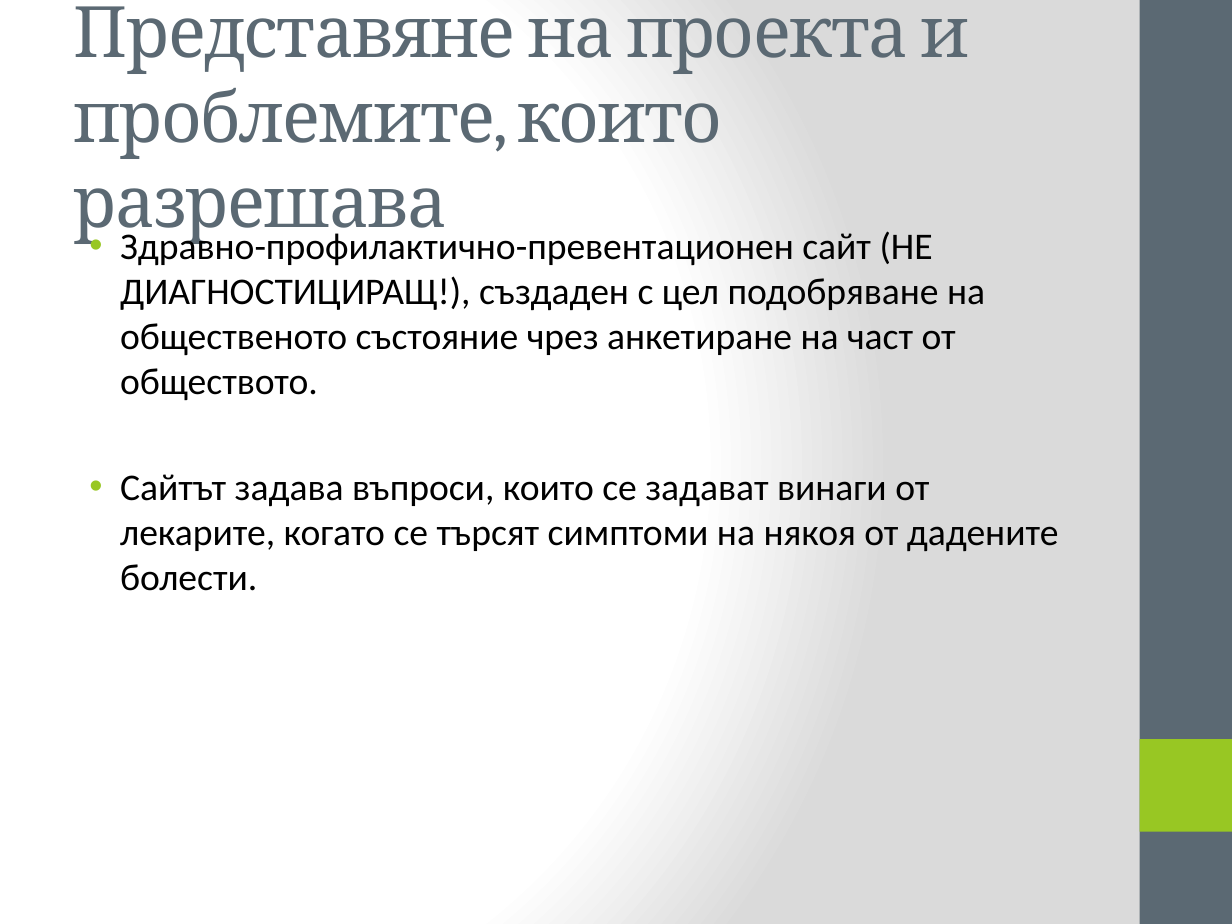
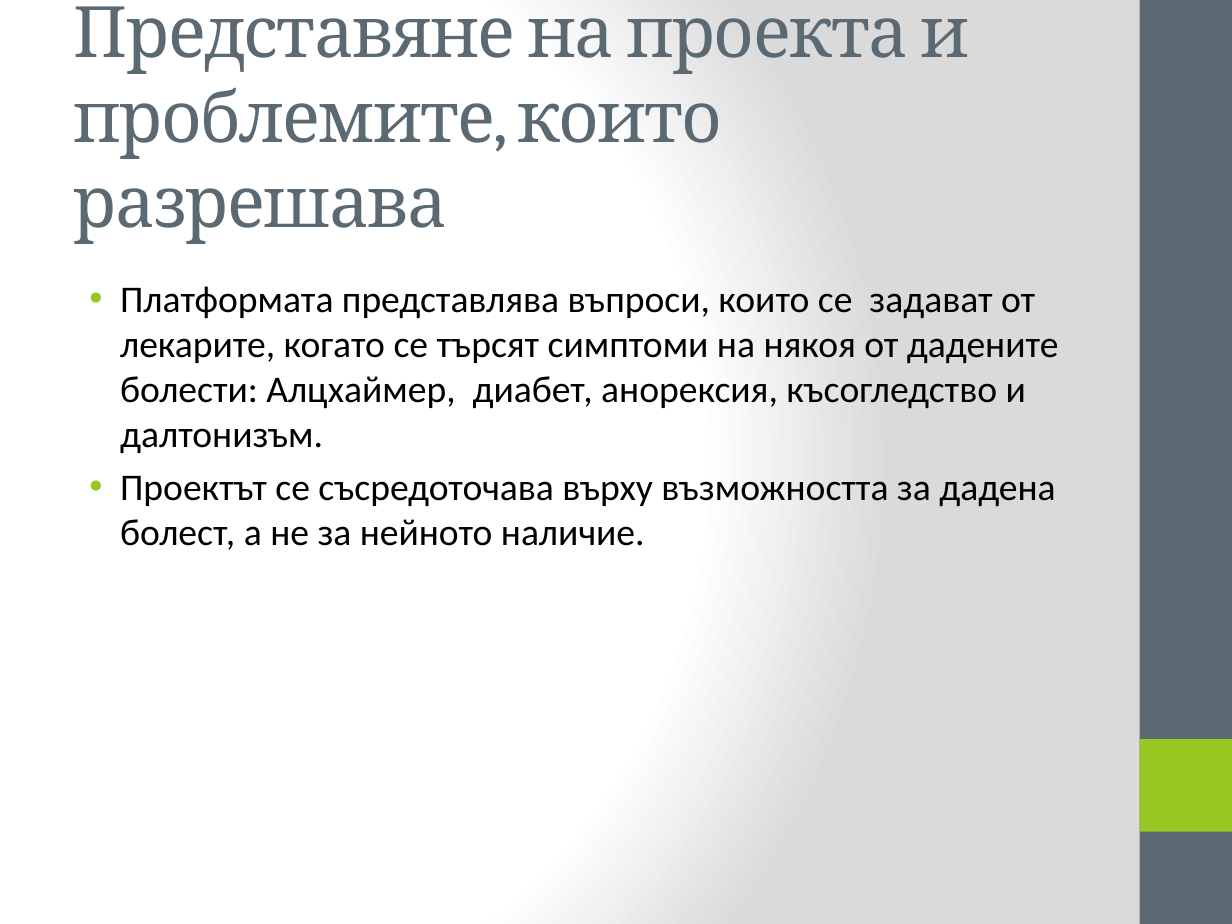
Before and after one commit to marti456/bri4ka-hacktues, a slide deck: slide 4 of Здравно-профилактична платформа.pptx (slide 6 before the commit). Drawn at 1232x924 pixels with LibreOffice and Linux fonts; fonts in the diff are those of the drawing. Boxes give left, top, right and bottom in pixels: in the first picture for what was removed or moved away, otherwise in the second. Text is boxed around its words. In the diff, an @@ line names an element or a change of style, - is before the commit and + after.

```diff
--- a/Здравно-профилактична платформа.pptx
+++ b/Здравно-профилактична платформа.pptx
@@ text at [120,286,1059,550]: text changed @@
-• Здравно-профилактично-превентационен сайт (НЕ ДИАГНОСТИЦИРАЩ!), създаден с цел подобряване на общественото състояние чрез анкетиране на част от обществото.
-• Сайтът задава въпроси, които се задават винаги от лекарите, когато се търсят симптоми на някоя от дадените болести.
+• Платформата представлява въпроси, които се задават от лекарите, когато се търсят симптоми на някоя от дадените болести: Алцхаймер, диабет, анорексия, късогледство и далтонизъм.
+• Проектът се съсредоточава върху възможността за дадена болест, а не за нейното наличие.
```
Also in this commit, not shown: 3 other slides changed, 1 slide added, 3 slides removed.
